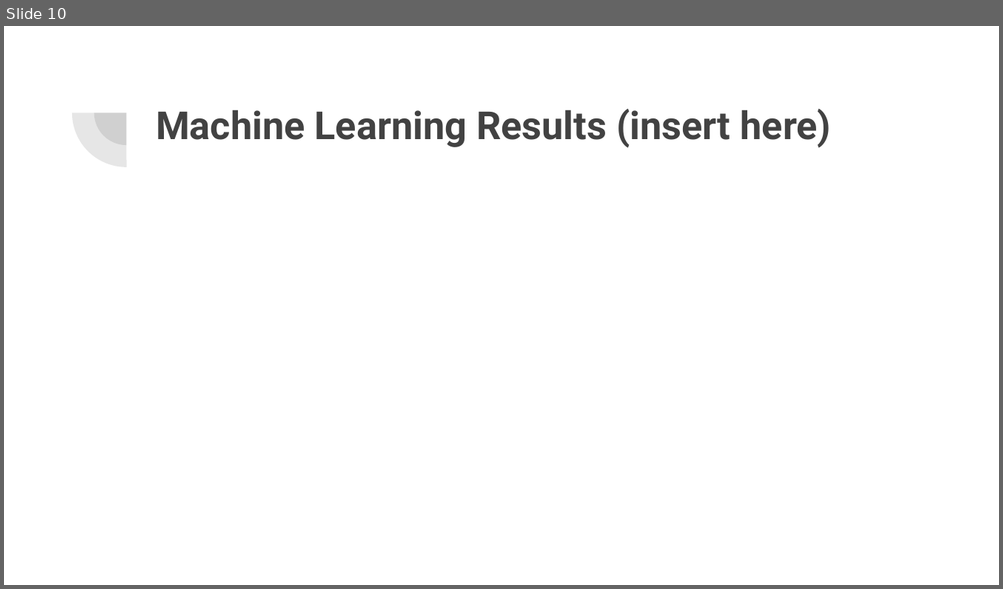
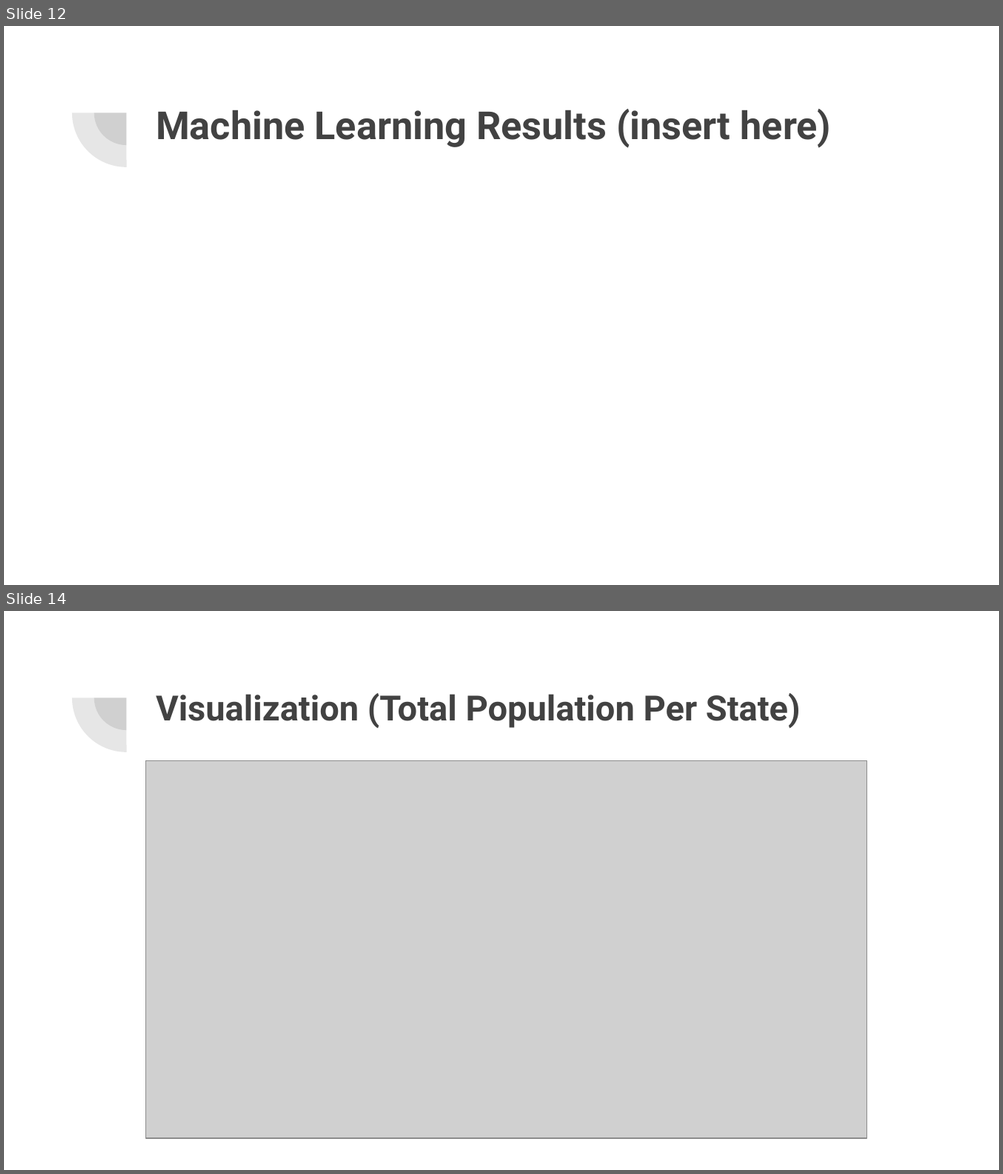
Before and after one commit to staceycatherine/Final_Project, a slide deck: Final Project Google Slides.pptx. Shown one above the other, each under a label of ours: slide 10 before the commit, slides 12 and 14 after it; the slides between them are not shown. The pictures are 1003x589 and 1003x1174 pixels, drawn with LibreOffice and Linux fonts; fonts in the diff are those of the drawing; grey boxes stand for pictures. Boxes give left, top, right and bottom in pixels: in the first picture for what was removed or moved away, otherwise in the second. Text is boxed around its words. In the diff, an @@ line names an element or a change of style, - is before the commit and + after.

```diff
--- a/Final Project Google Slides.pptx
+++ b/Final Project Google Slides.pptx
@@ slide 14 added at (4, 611, 999, 1170), background #FFFFFF; not listed: 2 template elements that a slide beside it also shows @@
@@ title added at (156, 693, 800, 729), 25.2 pt, text #424242, bold @@
+Visualization (Total Population Per State)
@@ picture added at (146, 761, 866, 1139) @@
@@ what was slide 10 is now slide 12 @@
```
Also in this commit, not shown: 11 other slides added, 2 slides removed.
